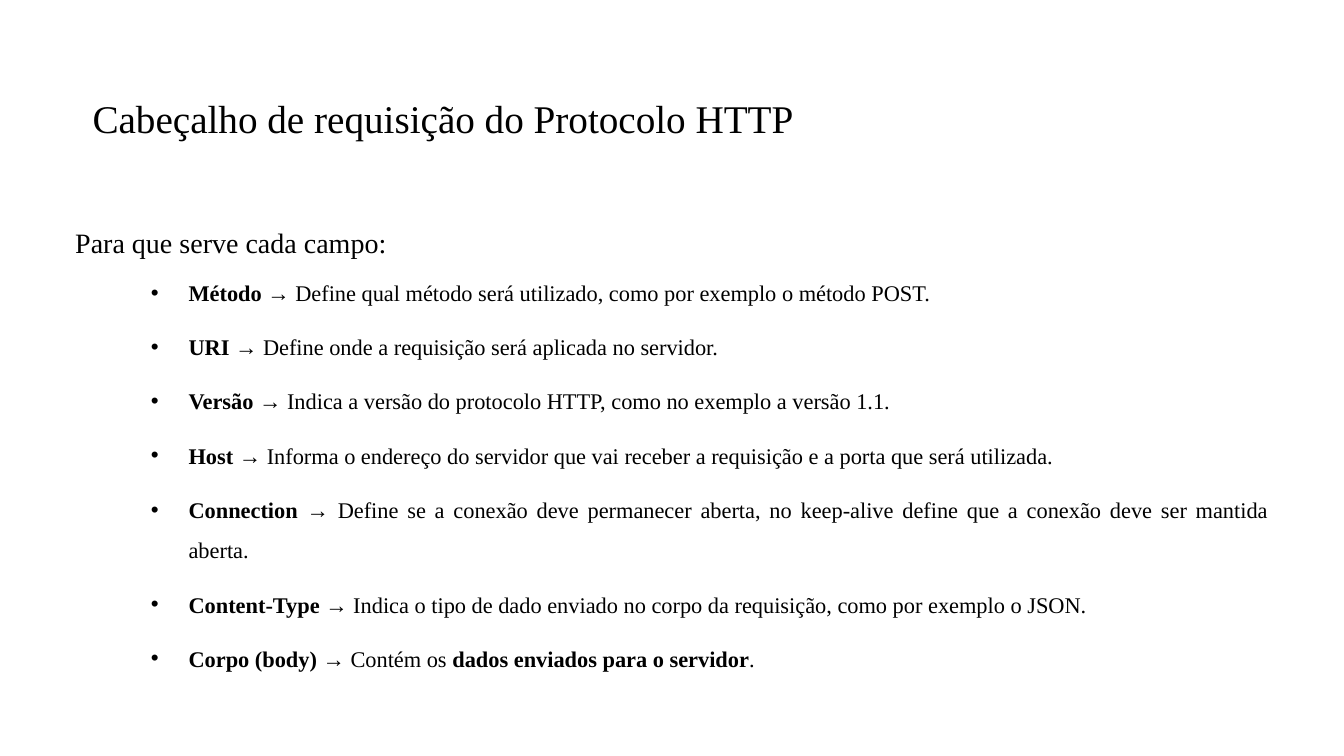
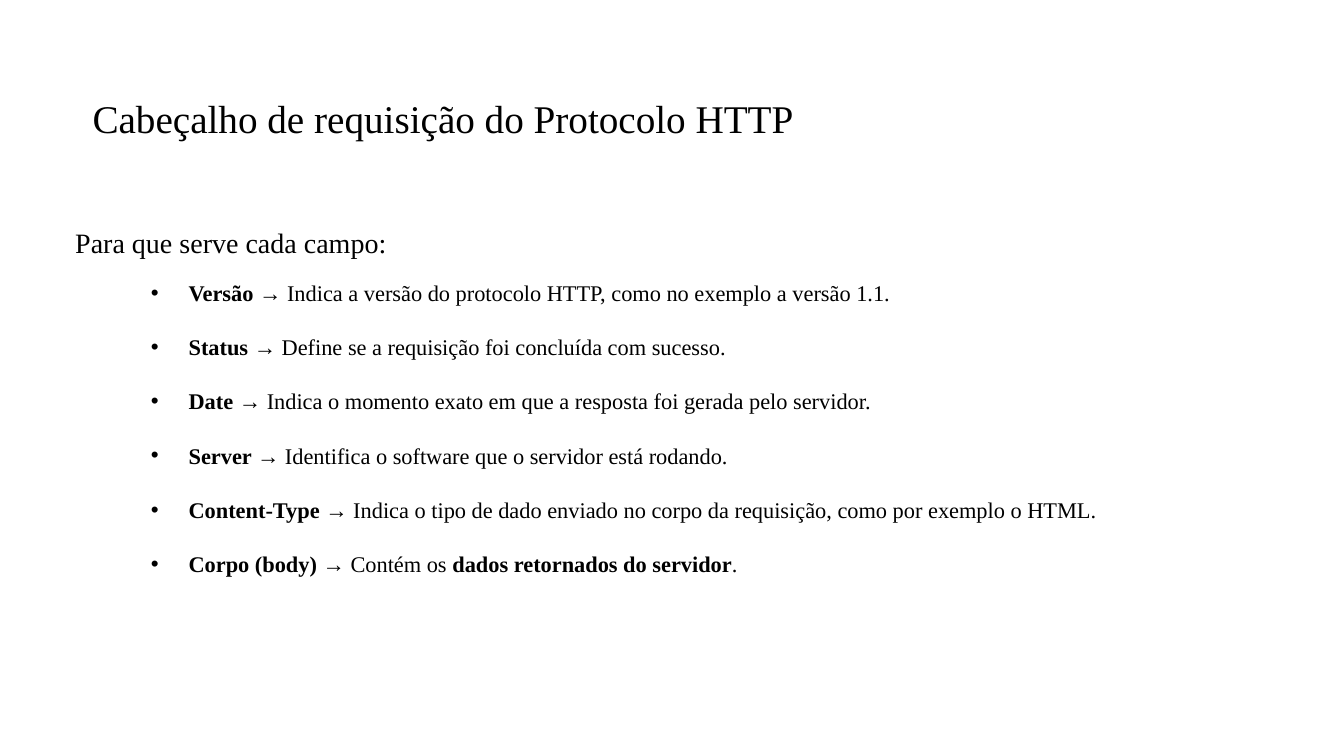
Before and after one commit to PedroMiho/UMC, a slide deck: slide 12 of Projeto de Software e Segurança da Informação - 2026/Projeto de Software/Aula12-Spring Boot/Aula Inaugural - 10 grupos.pptx. Drawn at 1344x756 pixels with LibreOffice and Linux fonts; fonts in the diff are those of the drawing; background and template pictures are left out. Boxes give left, top, right and bottom in pixels: in the first picture for what was removed or moved away, otherwise in the second. Text is boxed around its words. In the diff, an @@ line names an element or a change of style, - is before the commit and + after.

```diff
--- a/Projeto de Software e Segurança da Informação - 2026/Projeto de Software/Aula12-Spring Boot/Aula Inaugural - 10 grupos.pptx
+++ b/Projeto de Software e Segurança da Informação - 2026/Projeto de Software/Aula12-Spring Boot/Aula Inaugural - 10 grupos.pptx
@@ text at [189,285,930,360]: paragraphs removed @@
-  • Método → Define qual método será utilizado, como por exemplo o método POST.
-  • URI → Define onde a requisição será aplicada no servidor.
@@ text at [189,339,1096,577]: text changed @@
-  • Host → Informa o endereço do servidor que vai receber a requisição e a porta que será utilizada.
-  • Connection → Define se a conexão deve permanecer aberta, no keep-alive define que a conexão deve ser mantida aberta.
-  • Content-Type → Indica o tipo de dado enviado no corpo da requisição, como por exemplo o JSON.
-  • Corpo (body) → Contém os dados enviados para o servidor.
+  • Status → Define se a requisição foi concluída com sucesso.
+  • Date → Indica o momento exato em que a resposta foi gerada pelo servidor.
+  • Server → Identifica o software que o servidor está rodando.
+  • Content-Type → Indica o tipo de dado enviado no corpo da requisição, como por exemplo o HTML.
+  • Corpo (body) → Contém os dados retornados do servidor.
```
Also in this commit, not shown: 1 other slide changed, 2 slides added.
